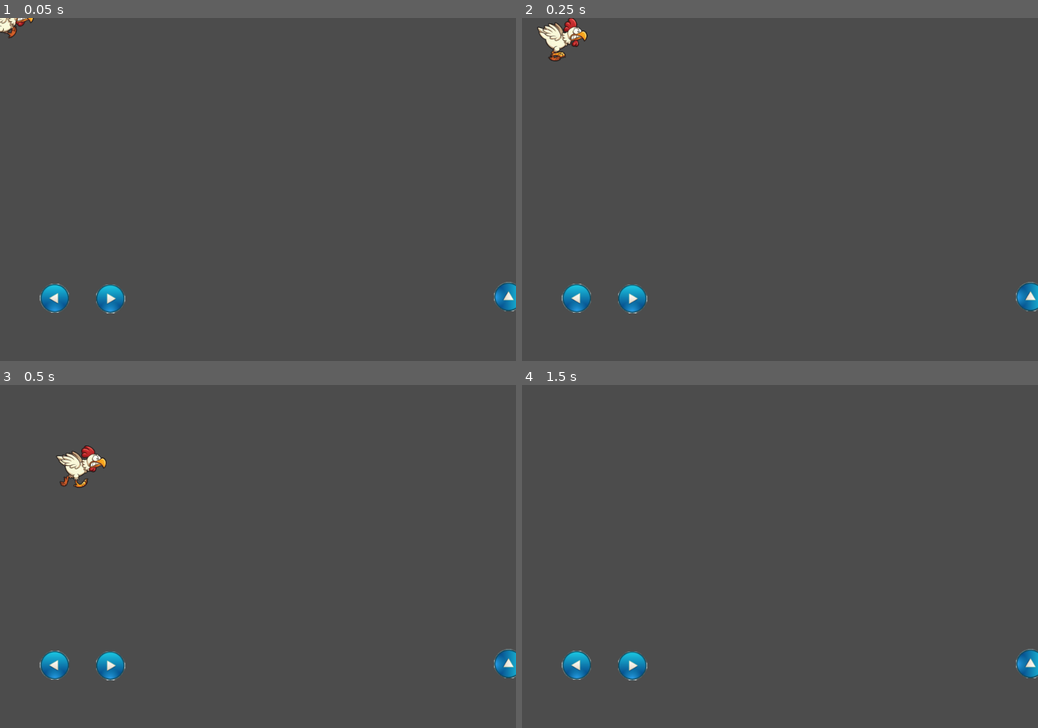
Above: before the commit, frames 1-4 (two rows, left to right).
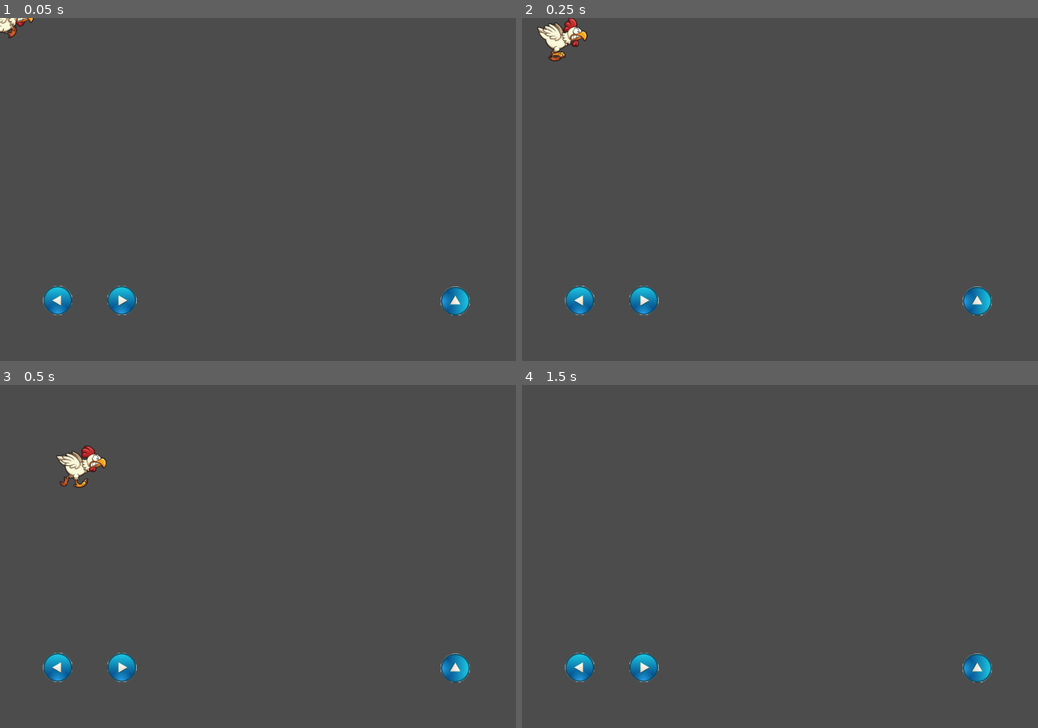
Above: after the commit, the same moments.

Repository: iabadie/gallinazo
Game: Godot game, scene res://Escenas/Gallina/Gallina.tscn
Same seed, same stepped clock (60 frames per second), same inputs: the game is played once before the commit and once after it. The project has no main scene, so this scene is started directly.
Inputs:
- Up to frame 1 (0.05 s): no input
- Up to frame 2 (0.25 s): no input
- Up to frame 3 (0.5 s): no input
- Up to frame 4 (1.5 s): no input

The runs differ from the first frame. In frame 1, 1.4% of the frame differs, in the area x 7-100%, y 76-87%; in frame 2, 1.4%; in frame 3, 1.4%; in frame 4, 1.4%.

Commit message:
fixed UI

Diff:
--- a/Escenas/UI/UI.tscn
+++ b/Escenas/UI/UI.tscn
@@ -4,7 +4,7 @@
 [ext_resource path="res://Texture/UI/right.png" type="Texture" id=2]
 [ext_resource path="res://Texture/UI/jump.png" type="Texture" id=3]
 
-[node name="ui" type="CanvasLayer"]
+[node name="ui" type="CanvasLayer" index="0"]
 
 layer = 1
 offset = Vector2( 0, 0 )
@@ -15,7 +15,7 @@
 
 [node name="touchLeft" type="TouchScreenButton" parent="." index="0"]
 
-position = Vector2( 74.4178, 495.783 )
+position = Vector2( 80, 500 )
 normal = ExtResource( 1 )
 pressed = null
 bitmask = null
@@ -25,10 +25,11 @@
 passby_press = false
 action = "move_left"
 visibility_mode = 0
+_sections_unfolded = [ "Transform" ]
 
 [node name="touchRight" type="TouchScreenButton" parent="." index="1"]
 
-position = Vector2( 178.768, 496.552 )
+position = Vector2( 200, 500 )
 normal = ExtResource( 2 )
 pressed = null
 bitmask = null
@@ -38,10 +39,11 @@
 passby_press = false
 action = "move_right"
 visibility_mode = 0
+_sections_unfolded = [ "Transform" ]
 
 [node name="touchJump" type="TouchScreenButton" parent="." index="2"]
 
-position = Vector2( 919.16, 492.766 )
+position = Vector2( 820, 500.769 )
 normal = ExtResource( 3 )
 pressed = null
 bitmask = null
@@ -51,3 +53,4 @@
 passby_press = false
 action = "jump"
 visibility_mode = 0
+_sections_unfolded = [ "Transform" ]
